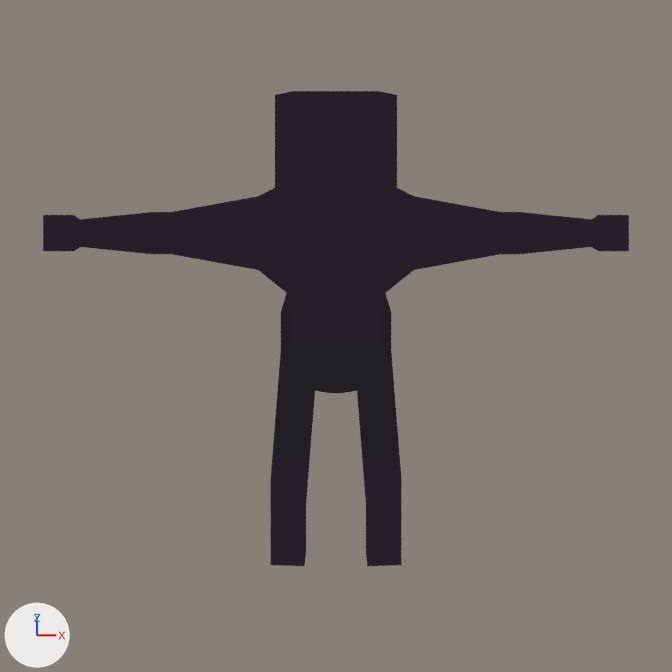
An edit to the Blender file bleed-client/blender/Zombie.blend, drawn before and after from the same camera.
One viewpoint serves both versions: the file's camera 'Camera.001'. Lighting does not change. The marker at lower left points along +X, +Y and +Z.

The older version as bpy lines, for what is in view:
```python
mat_material_001 = emission_material('Material.001')
mat_material_001.texture = img_shade4_png
me_cube_001 = bpy.data.meshes.new('Cube.001')
me_cube_001.from_pydata(...)  # 154 vertices, 140 faces; spans x 0.0..5.97, y -1.05..1.82, z -3.81..7.66
me_cube_001.materials.append(mat_material_001)  # picture img_shade4_png
ob_character = bpy.data.objects.new('Character', me_cube_001)
ob_character.location = (0.0, 0.0, 0.221)
ob_character.rotation_euler = (0.0, 0.0, -3.142)  # degrees (0, 0, -180)
ob_character.scale = (0.0584, 0.0584, 0.0584)
_m = ob_character.modifiers.new('Mirror', 'MIRROR')
_m.use_clip = True
```
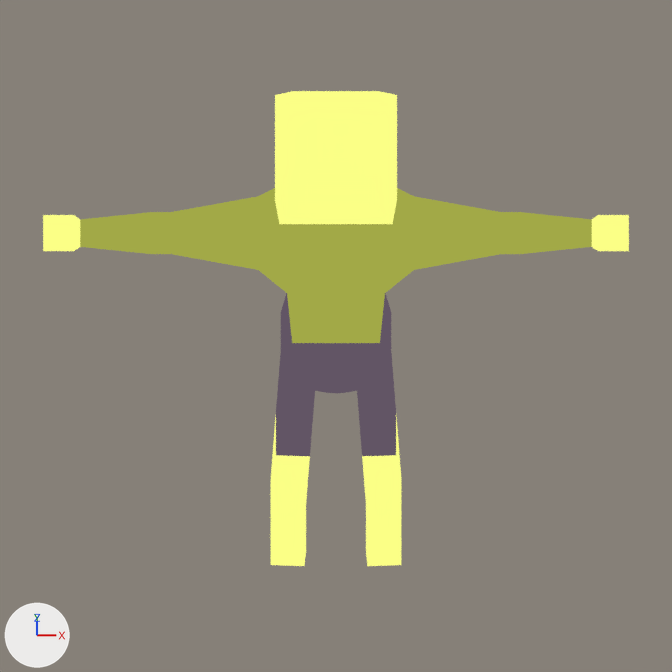
Edits to the scene script, one JSON object a line:
```json
{"op": "add", "block": "img_shade1_png", "code": ["img_shade1_png = load_image('shade1.png', '../palettes/shade1.png', 64, 1, 'sRGB')"]}
{"op": "set", "path": "mat_material_001.texture", "old": "img_shade4_png", "new": "img_shade1_png"}
```

Location of each change, [x1, y1, x2, y2] in pixels of the pictures (672 x 672 px):
```json
{"object": "Character", "change": "surface changed", "before": [43, 91, 629, 566], "after": [43, 91, 629, 566], "on screen": "black to yellow"}
```
